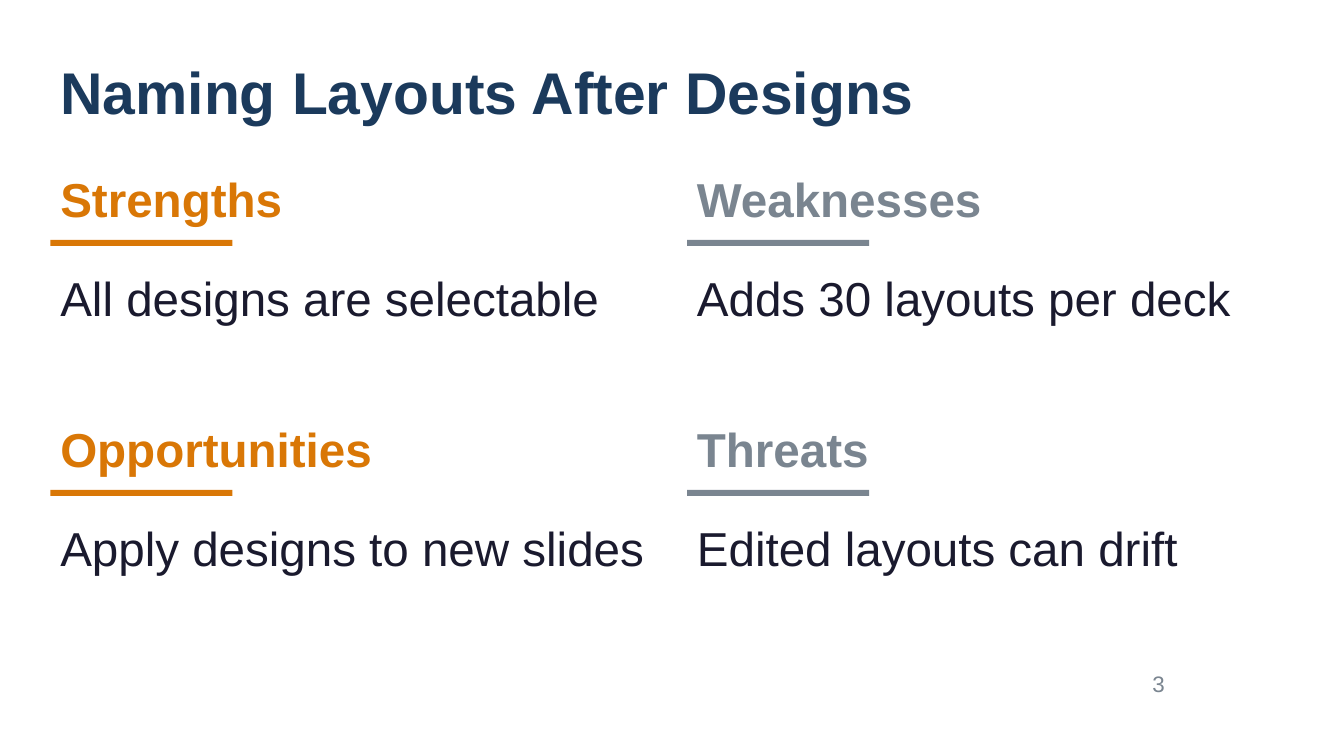
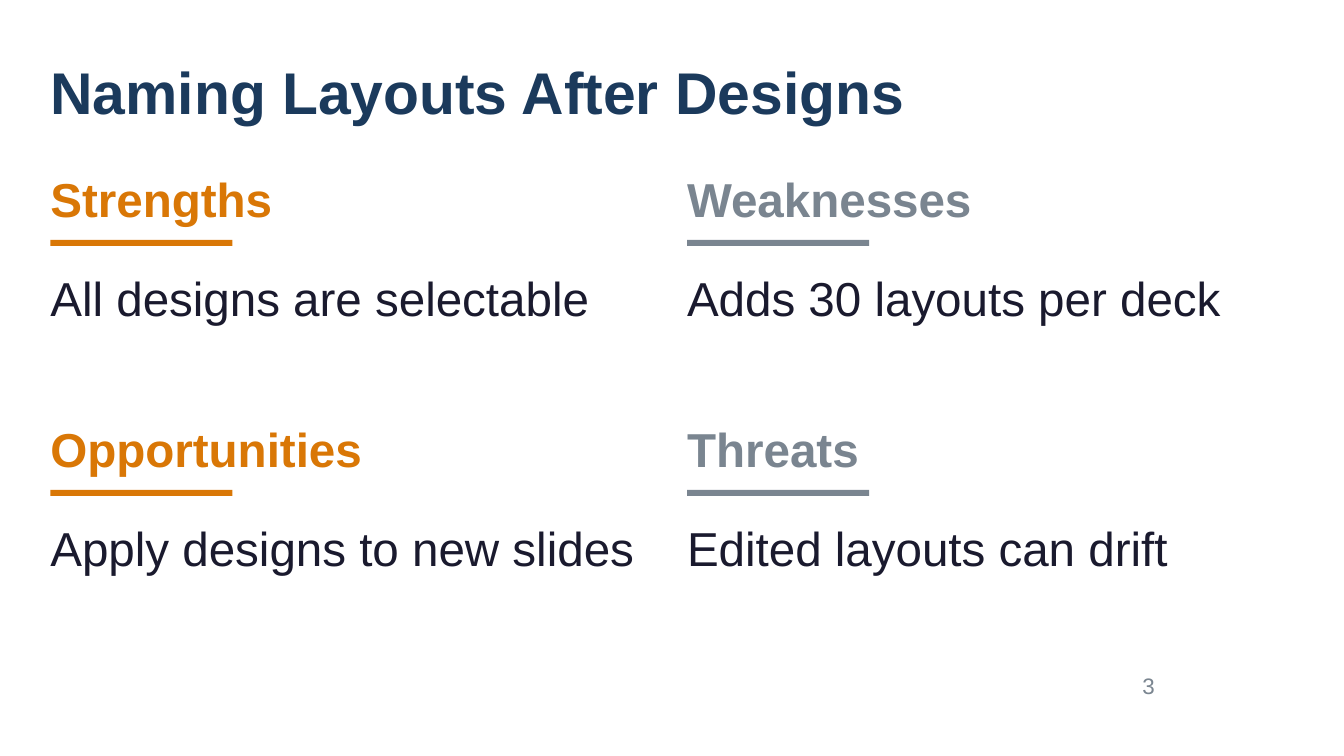
Before and after one commit to Victor-Palacios/SLaiDES, a slide deck: slide 3 of examples/theme-layouts-demo/deck.pptx. Drawn at 1344x756 pixels with LibreOffice and Linux fonts; fonts in the diff are those of the drawing. Boxes give left, top, right and bottom in pixels: in the first picture for what was removed or moved away, otherwise in the second. Text is boxed around its words. In the diff, an @@ line names an element or a change of style, - is before the commit and + after.

```diff
--- a/examples/theme-layouts-demo/deck.pptx
+++ b/examples/theme-layouts-demo/deck.pptx
@@ 9 texts: place and size @@
-9 texts at bbox=[60, 71, 1230, 576]
+9 texts at bbox=[50, 71, 1220, 576]
@@ page number at bbox=[1142, 678, 1154, 694]: vertical alignment top to middle @@
```
Also in this commit, not shown: 1 other slide changed, 45 other files.
